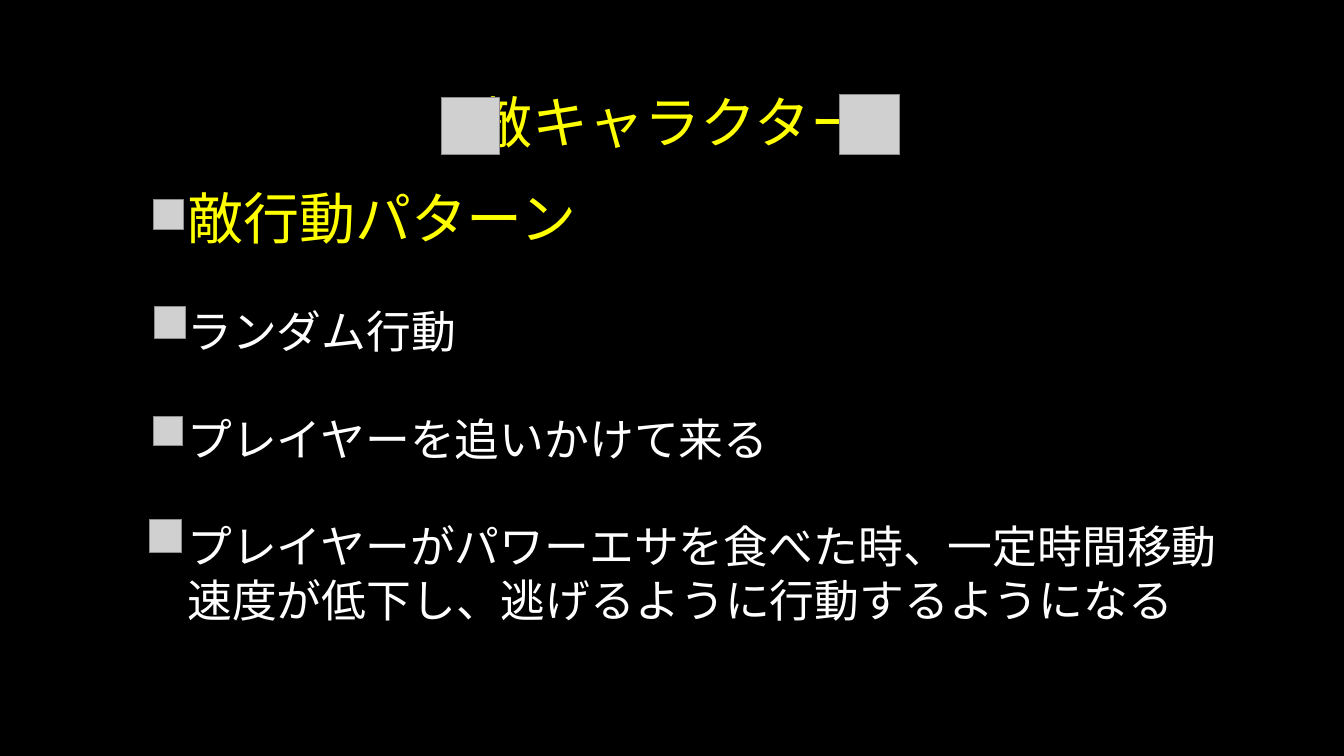
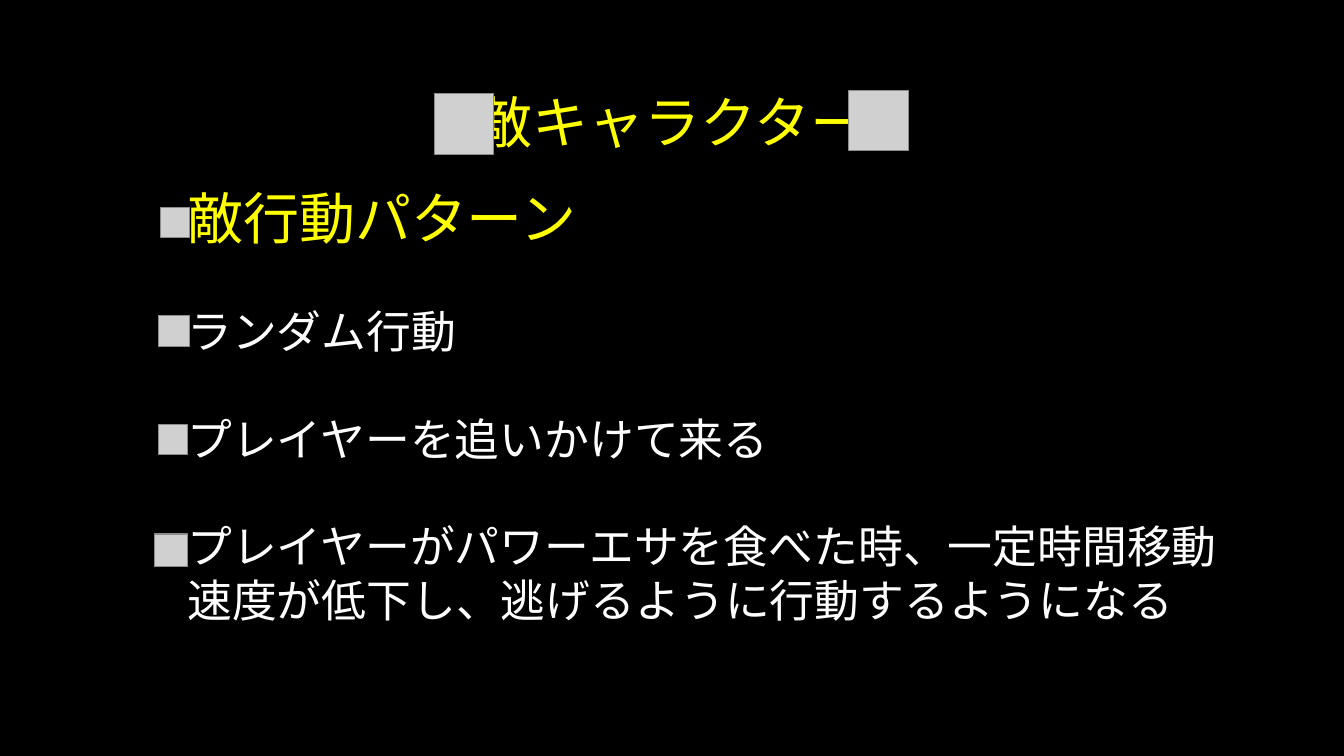
Before and after one commit to Yuito753/C, a slide deck: slide 5 of 企画書.pptx. Drawn at 1344x756 pixels with LibreOffice and Linux fonts; fonts in the diff are those of the drawing; grey boxes stand for pictures; background and template pictures are left out. Boxes give left, top, right and bottom in pixels: in the first picture for what was removed or moved away, otherwise in the second. Text is boxed around its words. In the diff, an @@ line names an element or a change of style, - is before the commit and + after.

```diff
--- a/企画書.pptx
+++ b/企画書.pptx
@@ picture: place and size @@
-picture at box(442, 98, 500, 155)
+picture at box(435, 94, 494, 154)
@@ picture: place and size @@
-picture at box(840, 95, 900, 155)
+picture at box(849, 91, 909, 151)
@@ 3 pictures: place and size @@
-3 pictures at box(153, 200, 186, 446)
+3 pictures at box(158, 208, 190, 455)
@@ picture: place and size @@
-picture at box(149, 520, 181, 553)
+picture at box(154, 534, 187, 567)
```
Also in this commit, not shown: 1 other slide changed.
